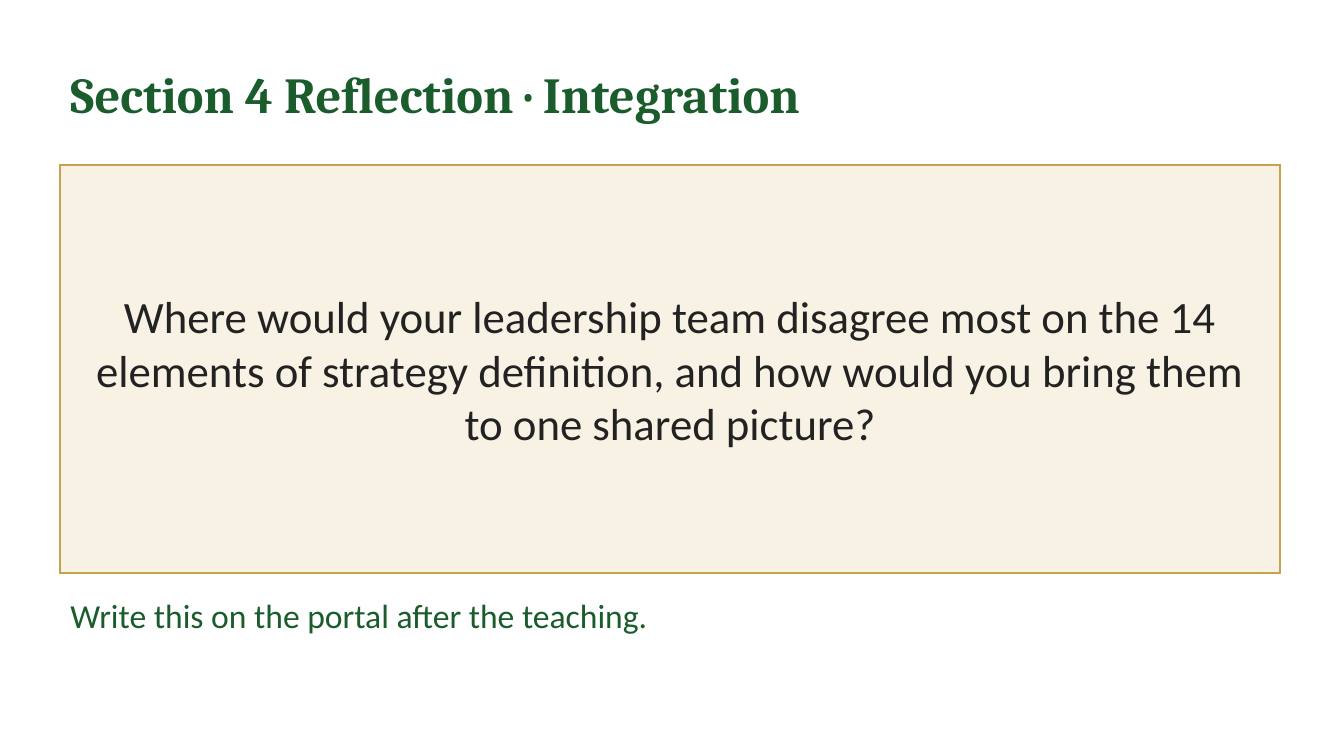
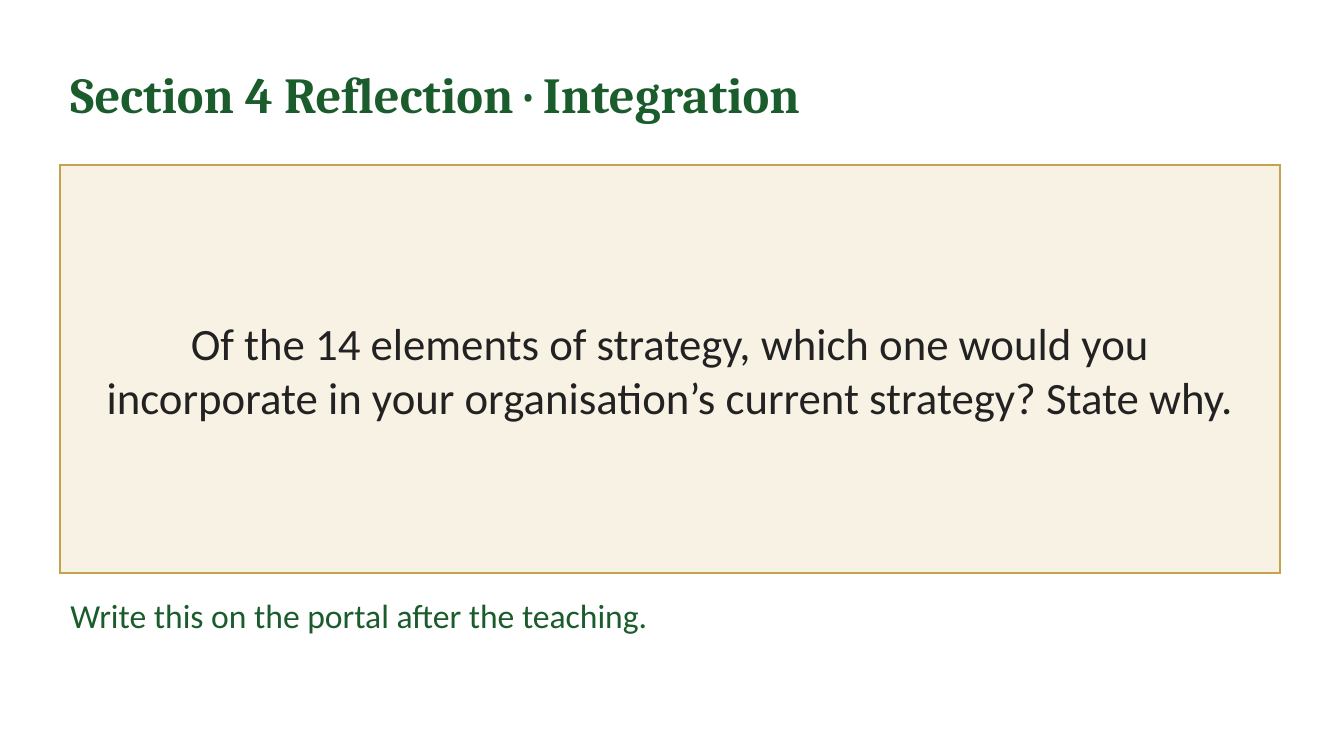
Before and after one commit to IBSL26/ibsl-platform, a slide deck: slide 52 of Unit decks/Unit 02 - Strategy Visioning & Success in Practice (SiP).pptx (slide 34 before the commit). Drawn at 1344x756 pixels with LibreOffice and Linux fonts; fonts in the diff are those of the drawing. Boxes give left, top, right and bottom in pixels: in the first picture for what was removed or moved away, otherwise in the second. Text is boxed around its words. In the diff, an @@ line names an element or a change of style, - is before the commit and + after.

```diff
--- a/Unit decks/Unit 02 - Strategy Visioning & Success in Practice (SiP).pptx
+++ b/Unit decks/Unit 02 - Strategy Visioning & Success in Practice (SiP).pptx
@@ text in rectangle at (x1=107, y1=329, x2=1232, y2=422): text changed @@
-Where would your leadership team disagree most on the 14 elements of strategy definition, and how would you bring them to one shared picture?
+Of the 14 elements of strategy, which one would you incorporate in your organisation’s current strategy? State why.
```
Also in this commit, not shown: 2 other slides changed, 23 slides added, 5 slides removed.
